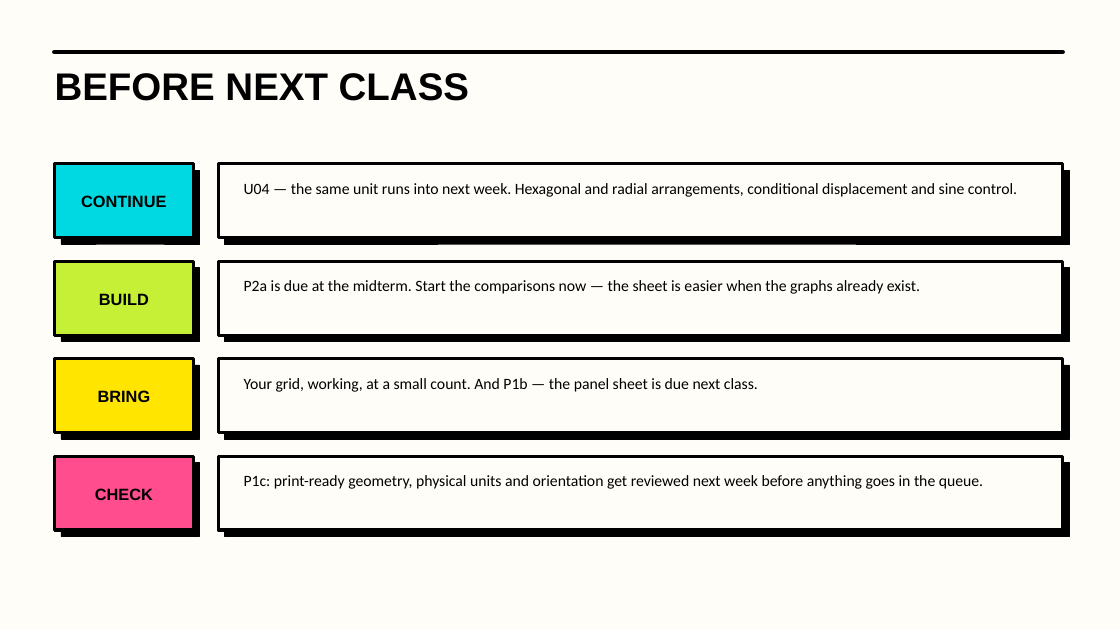
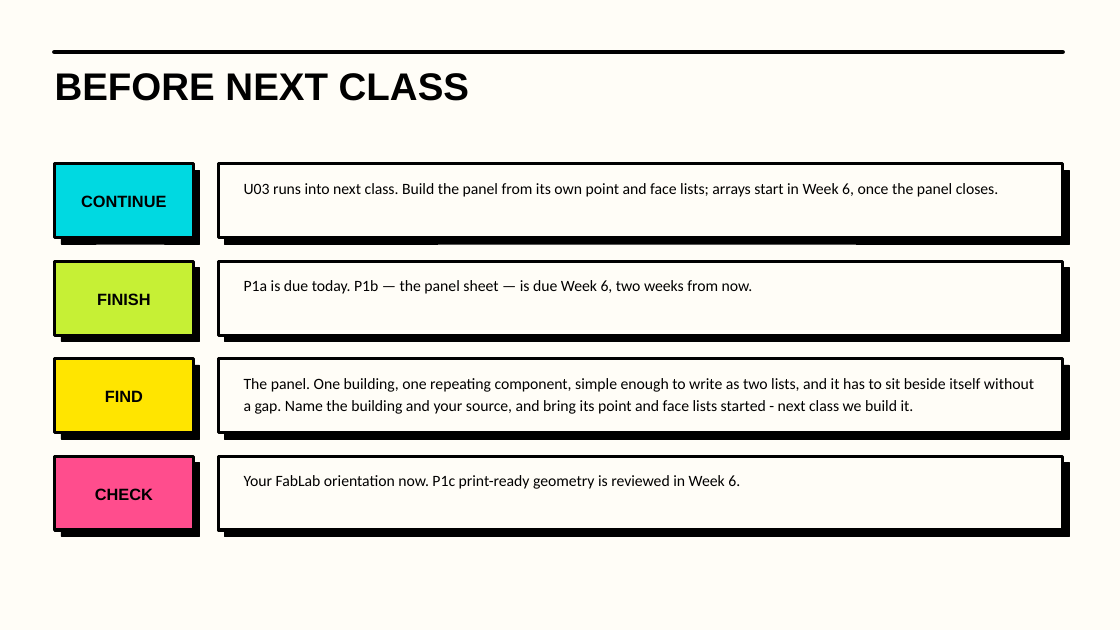
Before and after one commit to luigipacheco/arc3133, a slide deck: slide 12 of slides/ARC3133_Class04.pptx (slide 10 before the commit). Drawn at 1120x630 pixels with LibreOffice and Linux fonts; fonts in the diff are those of the drawing. Boxes give left, top, right and bottom in pixels: in the first picture for what was removed or moved away, otherwise in the second. Text is boxed around its words. In the diff, an @@ line names an element or a change of style, - is before the commit and + after.

```diff
--- a/slides/ARC3133_Class04.pptx
+++ b/slides/ARC3133_Class04.pptx
@@ text at (244, 183, 999, 197): text changed @@
-U04 — the same unit runs into next week. Hexagonal and radial arrangements, conditional displacement and sine control.
+U03 runs into next class. Build the panel from its own point and face lists; arrays start in Week 6, once the panel closes.
@@ text at (97, 293, 151, 305): text changed @@
-BUILD
+FINISH
@@ text at (244, 280, 753, 294): text changed @@
-P2a is due at the midterm. Start the comparisons now — the sheet is easier when the graphs already exist.
+P1a is due today. P1b — the panel sheet — is due Week 6, two weeks from now.
@@ text at (244, 378, 1034, 414): text changed @@
-Your grid, working, at a small count. And P1b — the panel sheet is due next class.
+The panel. One building, one repeating component, simple enough to write as two lists, and it has to sit beside itself without a gap. Name the building and your source, and bring its point and face lists started - next class we build it.
@@ text at (105, 390, 143, 402): text changed @@
-BRING
+FIND
@@ text at (244, 475, 740, 489): text changed @@
-P1c: print-ready geometry, physical units and orientation get reviewed next week before anything goes in the queue.
+Your FabLab orientation now. P1c print-ready geometry is reviewed in Week 6.
```
Also in this commit, not shown: 1 other slide changed, 10 slides added, 8 slides removed, 40 other files.
